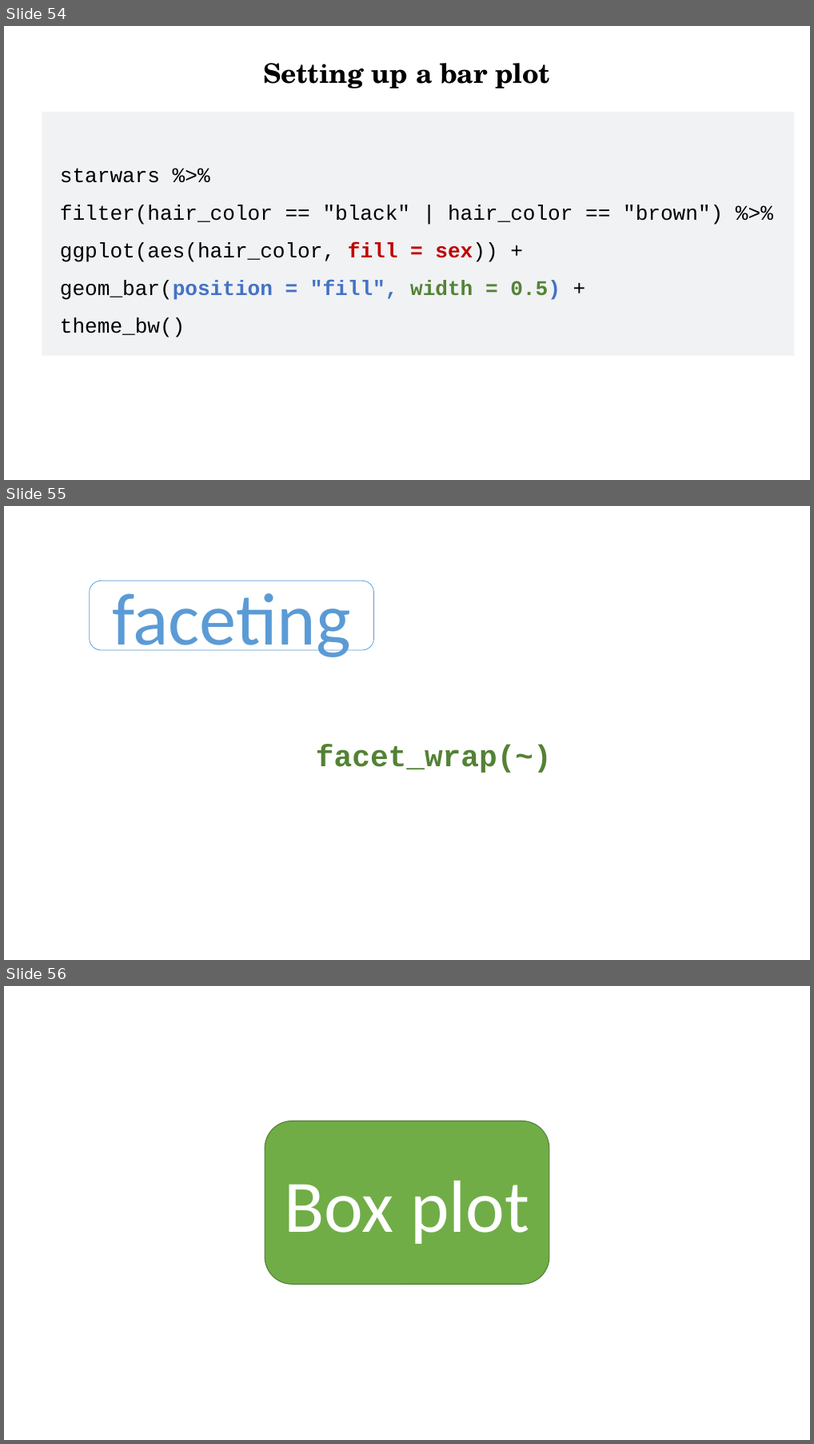
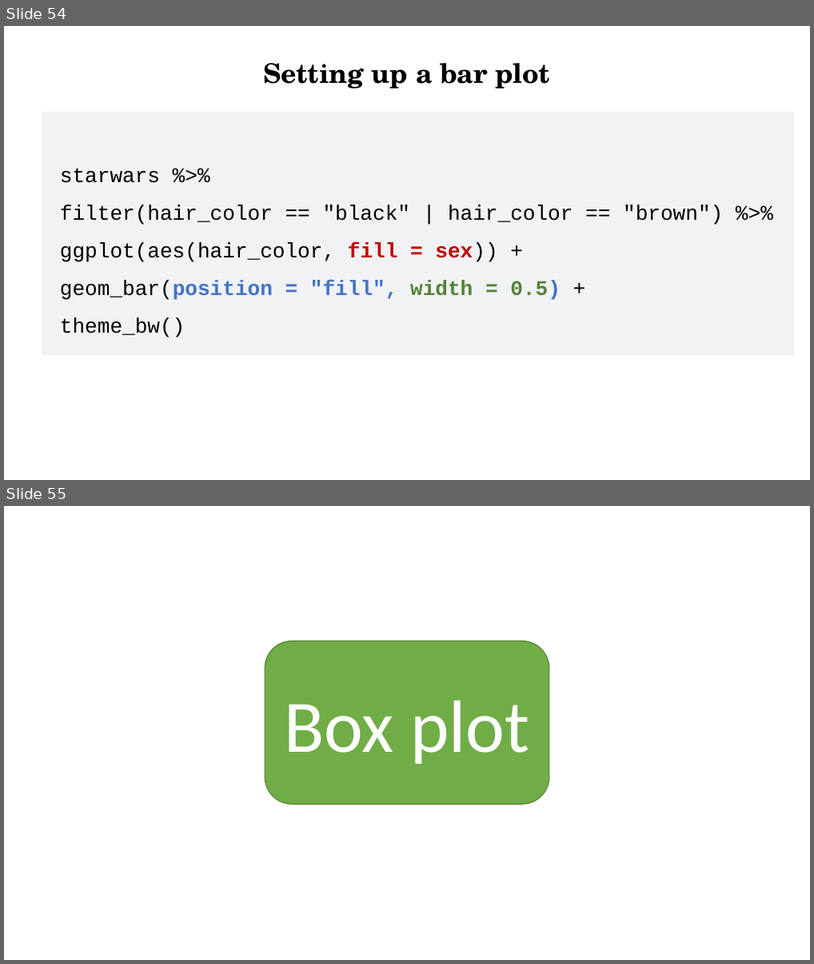
Before and after one commit to Ahmedbargheet/R-for-beginners_UiT, a slide deck: R_workshop_4.ppt. Shown one above the other, each under a label of ours: slides 54, 55 and 56 before the commit, slides 54 and 55 after it. The pictures are 814x1444 and 814x964 pixels, drawn with LibreOffice and Linux fonts; fonts in the diff are those of the drawing. Boxes give left, top, right and bottom in pixels: in the first picture for what was removed or moved away, otherwise in the second. Text is boxed around its words. In the diff, an @@ line names an element or a change of style, - is before the commit and + after.

```diff
--- a/R_workshop_4.ppt
+++ b/R_workshop_4.ppt
@@ slide 55 removed at (4, 506, 810, 960), background #FFFFFF @@
@@ rounded rectangle removed at (90, 580, 374, 650) @@
-faceting
@@ text removed at (316, 744, 552, 772) @@
-facet_wrap(~)
@@ what was slide 56 is now slide 55 @@
```
Also in this commit, not shown: 3 slides changed, 2 other files.
